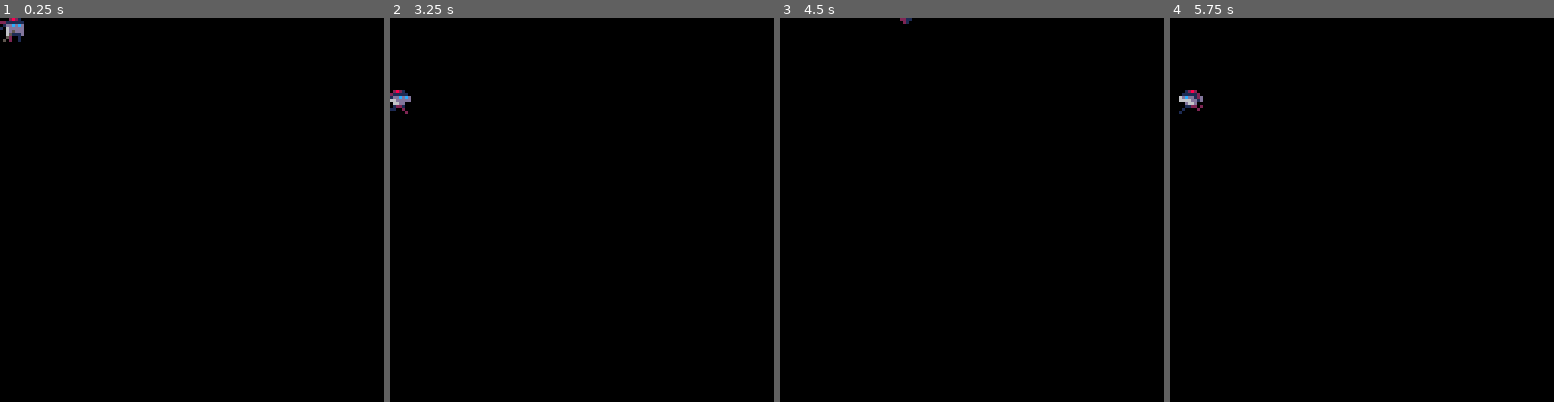
Above: before the commit, frames 1-4 (left to right).
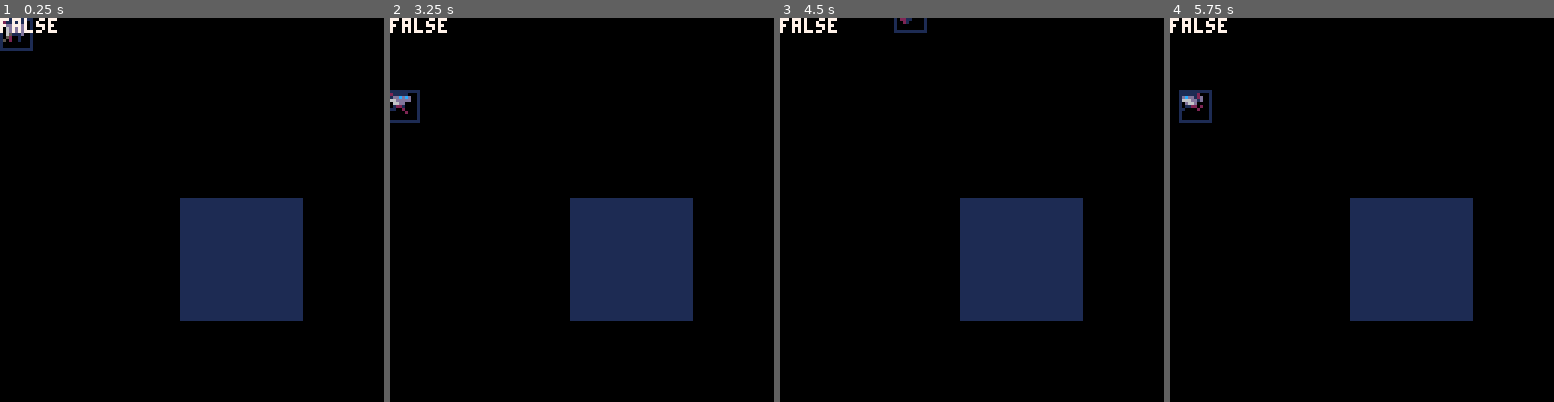
Above: after the commit, the same moments.

Repository: bttrs/toyboxjam2019
Game: PICO-8 cartridge game.p8
Same seed, same stepped clock (60 frames per second), same inputs: the game is played once before the commit and once after it.
Inputs:
- Up to frame 1 (0.25 s): no input
- Up to frame 2 (3.25 s): hold Left 1.97-2.37 s; hold Down 2.42-2.82 s; hold Right from 2.87 s (still down)
- Up to frame 3 (4.5 s): release Right at 3.53 s; hold Up 3.58-4.08 s; hold Right from 4.13 s (still down)
- Up to frame 4 (5.75 s): release Right at 4.53 s; hold Down 4.58-5.08 s; hold Left from 5.13 s (still down)

The runs differ from the first frame. In frame 1, 11% of the frame differs, in the area x 0-79%, y 0-79%; in frame 2, 11%; in frame 3, 11%; in frame 4, 11%.

Commit message:
add basic collision

Diff:
--- a/game.p8
+++ b/game.p8
@@ -59,14 +59,27 @@
 function _draw()
 	cls ()
 	char.draw()
+	rectfill(box.x, box.y, box.x+box.w, box.y+box.h, 1)
+	print(collide(box,char),0,0,7)
+
 end -- fn
 ------------------------------
 
 -->8
 -- char tab
+box={
+	x=60,
+	y=60,
+	w=40,
+	h=40;
+}
+
+
 char={
 	x=0,
 	y=0,
+	w=10,
+	h=10,
 	speed=1,
 	anim=nil
 }
@@ -84,6 +97,7 @@
 
 function char.draw()
 	spr(char.anim:getsprite(), char.x, char.y,1, 1, char.direction==utils.dir_l)
+	rect(char.x, char.y, char.x+char.w, char.y+char.h, 1)
 end
 
 function char.update()
@@ -156,6 +170,11 @@
 		self.i += 1
 	end
 	self.frames = (self.frames+1) % self.everyxframe
+end
+
+function collide(o1,o2)
+	return o1.x < o2.x + o2.w and o2.x < o1.x + o1.w
+        and o1.y < o2.y + o2.h and o2.y < o1.y + o1.h
 end
 
 __gfx__
